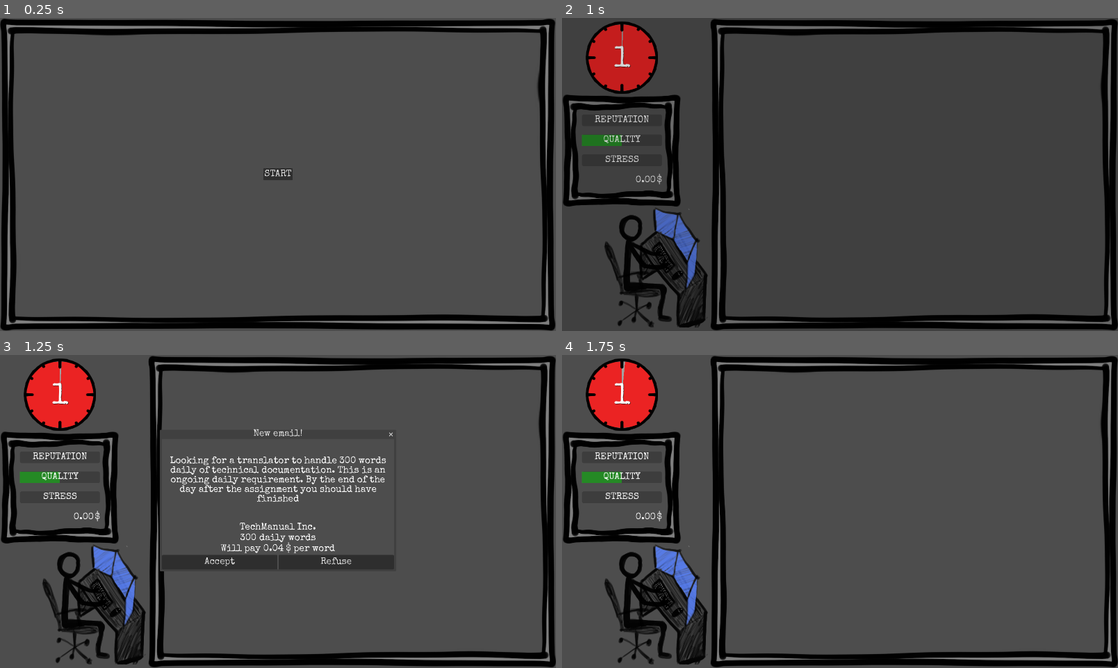
Above: before the commit, frames 1-4 (two rows, left to right).
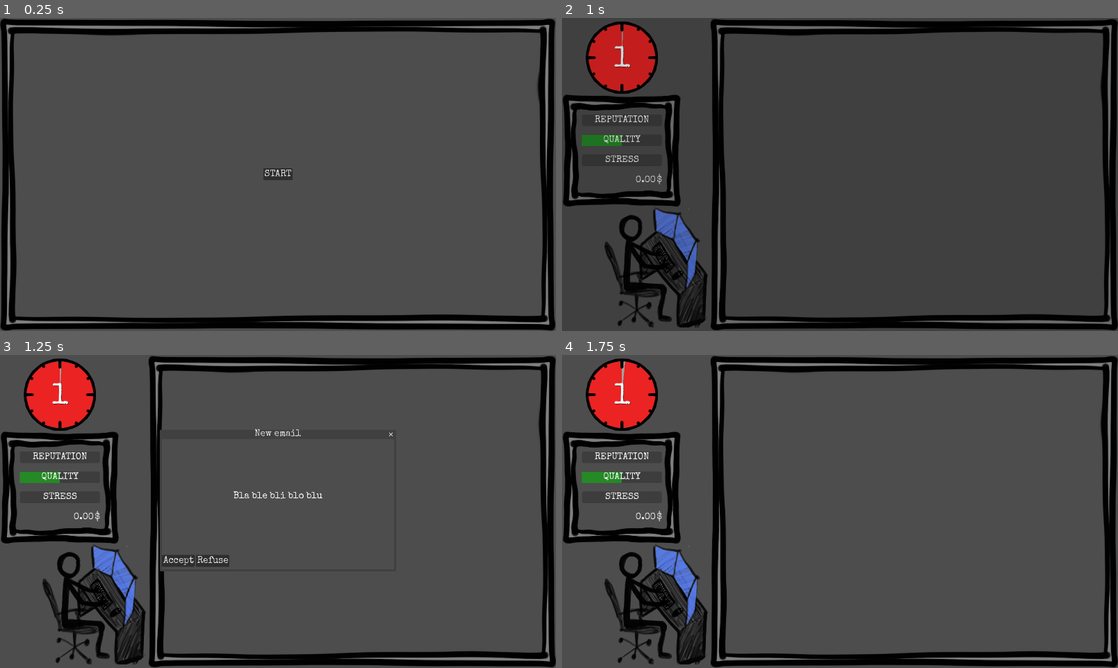
Above: after the commit, the same moments.

Repository: ildede/game-off-2025
Game: Godot game, scene res://scenes/ui/start_screen/start.tscn
Same seed, same stepped clock (60 frames per second), same inputs: the game is played once before the commit and once after it.
Inputs:
- Up to frame 1 (0.25 s): no input
- Up to frame 2 (1 s): click "START" at 0.5 s
- Up to frame 3 (1.25 s): no input
- Up to frame 4 (1.75 s): click "Refuse" at 1.25 s

Frames 1-2 are identical in both runs. In frame 3, 3.5% of the frame differs, in the area x 29-71%, y 23-69%; in frame 4, nothing differs.

Commit message:
feat: use Models of client instead of a dictionary

Diff:
--- a/autoloads/client_data.gd
+++ b/autoloads/client_data.gd
@@ -1,6 +1,6 @@
 extends Node
 
-var clients_data: Array
+var clients_data: Array[Models.ClientObject]
 
 func _ready() -> void:
 	load_clients_data()
@@ -12,25 +12,102 @@
 		var parse_result = json.parse(file.get_as_text())
 		if parse_result == OK:
 			var data = json.get_data()
-			clients_data = data["clients"]
+			for obj in data["clients"]:
+				clients_data.append(dictionary_to_class(obj))
 		else:
 			push_error("JSON Parse Error: ", json.get_error_message())
 	else:
 		push_error("Failed to load clients.json")
 
-func get_random_client() -> Dictionary:
-	return create_fallback_client()
-	#if clients_data.is_empty():
-		#return create_fallback_client()
-#
-	#return clients_data[randi() % clients_data.size()]
+func get_random_client() -> Models.ClientObject:
+	if clients_data.is_empty():
+		return create_fallback_client()
 
-func create_fallback_client() -> Dictionary:
-	return {
-		"id": "client_2",
-		"name": "TechManual Inc.",
-		"engagement_email": "Looking for a translator to handle 300 words daily of technical documentation. This is an ongoing daily requirement. By the end of the day after the assignment you should have finished",
-		"deadline_in_days": 0,
-		"daily_words": 300,
-		"payment_per_word": 0.04
-	}
+	var dict = clients_data[randi() % clients_data.size()]
+	print(dict)
+	return dict
+
+func create_fallback_client() -> Models.ClientObject:
+	var fallback_client = Models.ClientObject.new()
+	fallback_client.id = randi()
+	fallback_client.name = "TechManual Inc."
+	fallback_client.engagement_email = "Looking for ..."
+	fallback_client.payment_per_word = 0.04
+	fallback_client.client_reliability = 1
+
+	var pb_rep = Models.PublicReputationObject.new()
+	pb_rep.on_accept = 2
+	pb_rep.on_task_success = 0.5
+	pb_rep.on_task_failure = -0.5
+	fallback_client.public_reputation = pb_rep
+
+	var lyt_mtr = Models.LoyaltyMeterObject.new()
+	lyt_mtr.on_task_success = 0.5
+	lyt_mtr.on_task_failure = -0.5
+	lyt_mtr.breakup_point = -10
+	fallback_client.loyalty_meter = lyt_mtr
+
+	var rcr_tsk: Array[Models.RecurringTaskObject] = []
+	var task: Models.RecurringTaskObject = Models.RecurringTaskObject.new()
+	task.frequency_days = 1
+	task.words = 200
+	task.deadline_days = 1
+	task.payment_terms = "NET7"
+	task.on_task_success = 10.0
+	task.on_task_failure = -10.0
+	rcr_tsk.append(task)
+	fallback_client.recurring_tasks = rcr_tsk
+	var ext_tsk: Array[Models.ExtemporaneousTaskObject] = []
+	fallback_client.extemporaneous_tasks = ext_tsk
+
+	return fallback_client
+
+func dictionary_to_class(obj_in: Dictionary) -> Models.ClientObject:
+	var client = Models.ClientObject.new()
+	client.id = obj_in.get("id", randi())
+	client.name = obj_in.get("name")
+	client.engagement_email = obj_in.get("engagement_email")
+	client.payment_per_word = obj_in.get("payment_per_word")
+	client.client_reliability = obj_in.get("client_reliability", 1)
+
+	var rcr_tsk: Array[Models.RecurringTaskObject] = []
+	for task_in in obj_in["recurring_tasks"]:
+		var task: Models.RecurringTaskObject = Models.RecurringTaskObject.new()
+		task.frequency_days = task_in.get("frequency_days")
+		task.words = task_in.get("words")
+		task.deadline_days = task_in.get("deadline_days")
+		task.payment_terms = task_in.get("payment_terms")
+		task.reputation_on_success = task_in.get("reputation_on_success", 0)
+		task.reputation_on_failure = task_in.get("reputation_on_failure", 0)
+		task.loyalty_on_success = task_in.get("loyalty_on_success", 0)
+		task.loyalty_on_failure = task_in.get("loyalty_on_failure", 0)
+		rcr_tsk.append(task)
+	client.recurring_tasks = rcr_tsk
+
+	var ext_tsk: Array[Models.ExtemporaneousTaskObject] = []
+	for task_in in obj_in["extemporaneous_tasks"]:
+		var task: Models.ExtemporaneousTaskObject = Models.ExtemporaneousTaskObject.new()
+		task.spawn_probability = task_in.get("spawn_probability")
+		task.words = task_in.get("words")
+		task.deadline_days = task_in.get("deadline_days")
+		task.payment_terms = task_in.get("payment_terms")
+		task.reputation_on_success = task_in.get("reputation_on_success", 0)
+		task.reputation_on_failure = task_in.get("reputation_on_failure", 0)
+		task.loyalty_on_success = task_in.get("loyalty_on_success", 0)
+		task.loyalty_on_failure = task_in.get("loyalty_on_failure", 0)
+		ext_tsk.append(task)
+	client.extemporaneous_tasks = ext_tsk
+
+	var pb_rep = Models.PublicReputationObject.new()
+	pb_rep.on_accept = obj_in["public_reputation"].get("on_accept", 0)
+	pb_rep.on_task_success = obj_in["public_reputation"].get("on_task_success", 0)
+	pb_rep.on_task_failure = obj_in["public_reputation"].get("on_task_failure", 0)
+	client.public_reputation = pb_rep
+
+	var lyt_mtr = Models.LoyaltyMeterObject.new()
+	lyt_mtr.on_task_success = obj_in["loyalty_meter"].get("on_task_success", 0)
+	lyt_mtr.on_task_failure = obj_in["loyalty_meter"].get("on_task_failure", 0)
+	lyt_mtr.breakup_point = obj_in["loyalty_meter"].get("breakup_point", -1)
+	client.loyalty_meter = lyt_mtr
+
+	return client
--- a/autoloads/global.gd
+++ b/autoloads/global.gd
@@ -1,6 +1,6 @@
 extends Node
 
-signal new_client_accepted(client_info: Dictionary)
+signal new_client_accepted(client_info: Models.ClientObject)
 signal client_send_task(task: Task)
 signal letter_hit_task(letter: Letter, task: Task)
 signal task_finished(id: int, value: float)
@@ -28,9 +28,9 @@
 	update_day_count.connect(handle_update_day_count)
 	game_over.connect(handle_game_over)
 
-func handle_new_client_accepted(client_info: Dictionary) -> void:
+func handle_new_client_accepted(client: Models.ClientObject) -> void:
 	print("[GLOBAL] handle_new_client_accepted")
-	game_state.clients.append(client_info)
+	game_state.clients.append(client)
 
 func handle_client_send_task(_task: Task) -> void:
 	print("[GLOBAL] handle_client_send_task")
--- a/autoloads/models.gd
+++ b/autoloads/models.gd
@@ -18,6 +18,46 @@
 	var reputation: float = 0
 	var quality: float = 50
 	var stress: float = 0
-	var clients: Array[Dictionary] = []
+	var clients: Array[ClientObject] = []
 	var money: float = 0
 	var tasks_waiting_to_be_processed: Array[InvoiceObject] = []
+
+class ClientObject:
+	var id: int
+	var name: String
+	var engagement_email: String
+	var payment_per_word: float
+	var client_reliability: float
+
+	var public_reputation: PublicReputationObject
+	var loyalty_meter: LoyaltyMeterObject
+
+	var recurring_tasks: Array[RecurringTaskObject]
+	var extemporaneous_tasks: Array[ExtemporaneousTaskObject]
+
+class PublicReputationObject:
+	var on_accept: float
+	var on_task_success: float
+	var on_task_failure: float
+
+class LoyaltyMeterObject:
+	var on_task_success: float
+	var on_task_failure: float
+	var breakup_point: float
+
+class TaskObject:
+	var words: int
+	var deadline_days: int
+	var payment_terms: String
+	var reputation_on_success: float
+	var reputation_on_failure: float
+	var loyalty_on_success: float
+	var loyalty_on_failure: float
+
+class RecurringTaskObject:
+	extends TaskObject
+	var frequency_days: int
+
+class ExtemporaneousTaskObject:
+	extends TaskObject
+	var spawn_probability: int
--- a/data/clients.json
+++ b/data/clients.json
@@ -1,36 +1,83 @@
 {
   "clients": [
     {
-      "id": "client_1",
+      "id": 1,
       "name": "Global News Network",
-      "engagement_email": "We need daily translation of 500 words from our international news feed. Can you handle this recurring assignment? Deadline is 3 days",
-      "deadline_in_days": 0,
-      "daily_words": 500,
-      "payment_per_word": 0.04
+      "engagement_email": "Lots of bla bla",
+      "payment_per_word": 0.05,
+      "client_reliability": 0.95,
+      "recurring_tasks": [
+        {
+          "words": 200,
+          "frequency_days": 1,
+          "deadline_days": 1,
+          "payment_terms": "NET7",
+          "reputation_on_success": 0.5,
+          "reputation_on_failure": -3.0,
+          "loyalty_on_success": 0.5,
+          "loyalty_on_failure": -3.0
+        },
+        {
+          "words": 5000,
+          "frequency_days": 7,
+          "deadline_days": 7,
+          "payment_terms": "NET7",
+          "reputation_on_success": 0.5,
+          "reputation_on_failure": -3.0,
+          "loyalty_on_success": 0.5,
+          "loyalty_on_failure": -3.0
+        }
+      ],
+      "extemporaneous_tasks": [
+        {
+          "words": 20000,
+          "spawn_probability": 0.3,
+          "deadline_days": 15,
+          "payment_terms": "NET30",
+          "reputation_on_success": 0.5,
+          "reputation_on_failure": -3.0,
+          "loyalty_on_success": 0.5,
+          "loyalty_on_failure": -3.0
+        }
+      ],
+      "public_reputation": {
+        "on_accept": 2.0,
+        "on_task_success": 0.5,
+        "on_task_failure": -3.0
+      },
+      "loyalty_meter": {
+        "on_task_success": 1.0,
+        "on_task_failure": -2.0,
+        "breakup_point": -10.0
+      }
     },
     {
-      "id": "client_2",
-      "name": "TechManual Inc.",
-      "engagement_email": "Looking for a translator to handle 300 words daily of technical documentation. This is an ongoing daily requirement. By the end of the day after the assignment you should have finished",
-      "deadline_in_days": 0,
-      "daily_words": 300,
-      "payment_per_word": 0.04
-    },
-    {
-      "id": "client_3",
-      "name": "E-commerce Solutions",
-      "engagement_email": "We require daily translation of product descriptions, it should be around 100 words per task. This is a recurring daily task for our online store. A given task must be finished by the end of the day.",
-      "deadline_in_days": 0,
-      "daily_words": 100,
-      "payment_per_word": 0.08
-    },
-    {
-      "id": "client_4",
-      "name": "Academic Press",
-      "engagement_email": "We need 350 words translated daily for our research publications. This is a steady daily commitment we can offer. The day after tomorrow is the deadline",
-      "deadline_in_days": 0,
-      "daily_words": 350,
-      "payment_per_word": 0.04
+      "id": 2,
+      "name": "Tiger Prime",
+      "engagement_email": "Bla ble bli blo blu",
+      "payment_per_word": 0.05,
+      "client_reliability": 0.95,
+      "recurring_tasks": [
+        {
+          "words": 500,
+          "frequency_days": 1,
+          "deadline_days": 1,
+          "payment_terms": "IMMEDIATE",
+          "reputation_on_success": 0.5,
+          "reputation_on_failure": -3.0,
+          "loyalty_on_success": 0.5,
+          "loyalty_on_failure": -3.0
+        }
+      ],
+      "extemporaneous_tasks": [],
+      "public_reputation": {
+        "on_accept": 2.0
+      },
+      "loyalty_meter": {
+        "on_task_success": 1.0,
+        "on_task_failure": -2.0,
+        "breakup_point": -10.0
+      }
     }
   ]
 }
--- a/scenes/game/entities/client/client.gd
+++ b/scenes/game/entities/client/client.gd
@@ -13,9 +13,9 @@
 func _ready() -> void:
 	$Timer.start(Config.DAY_LENGHT_IN_SECONDS)
 
-func initialize(my_position: Vector2, translator_position: Vector2, client_data: Dictionary):
+func initialize(my_position: Vector2, translator_position: Vector2, client_data: Models.ClientObject):
 	self.position = my_position
-	client_id = randi()
+	client_id = client_data.id
 	var curve = Curve2D.new()
 	curve.add_point($Sprite.position)
 	curve.add_point(translator_position - my_position)
@@ -23,10 +23,10 @@
 	path.curve = curve
 	path_to_translator = path
 	add_child(path_to_translator)
-	$Name.text = client_data.get("name", "Cliente")
-	daily_words = client_data.get("daily_words", 1)
-	payment_per_word = client_data.get("payment_per_word", 0.01)
-	deadline_in_days = client_data.get("deadline_in_days", 0)
+	$Name.text = client_data.name
+	daily_words = client_data.recurring_tasks[0].words
+	payment_per_word = client_data.payment_per_word
+	deadline_in_days = client_data.recurring_tasks[0].deadline_days
 	_on_timer_timeout()
 
 func _on_timer_timeout() -> void:
--- a/scenes/ui/main_screen/main.gd
+++ b/scenes/ui/main_screen/main.gd
@@ -1,16 +1,12 @@
 extends Node2D
 class_name Main
 
-@onready var popup_message: PopupMessage = $PopupMessage
 @onready var game_information: GameInformation = $GameInformation
 
 @onready var client_scene = preload("res://scenes/game/entities/client/client.tscn")
 
 func _ready() -> void:
 	print("[MAIN] _ready")
-	popup_message.new_client_accepted.connect(handle_accepted_client)
-	popup_message.new_client_refused.connect(handle_refused_client)
-	popup_message.popup_closed.connect(handle_closing_popup)
 	game_information.end_of_the_day.connect(handle_end_of_the_day)
 	Global.game_over.connect(handle_game_over)
 	for client_info in Global.game_state.clients:
@@ -20,10 +16,11 @@
 func new_email_from_client() -> void:
 	print("[MAIN] new_email_from_client")
 	var client_info = ClientData.get_random_client()
+	print("client_info", client_info)
 	get_tree().paused = true
-	popup_message.show_popup(client_info)
+	open_popup_message_for_new_client(client_info)
 
-func add_new_client(client_info: Dictionary) -> void:
+func add_new_client(client_info: Models.ClientObject) -> void:
 	print("[MAIN] add_new_client")
 	var client: ClientScene = client_scene.instantiate()
 	var screen = get_visible_screen()
@@ -36,22 +33,22 @@
 	print("[MAIN] get_visible_screen")
 	return get_viewport().get_visible_rect().size
 
-func handle_accepted_client(client_info: Dictionary) -> void:
-	print("[MAIN] handle_accepted_client")
-	Global.update_reputation.emit(1)
-	Global.new_client_accepted.emit(client_info)
-	add_new_client(client_info)
-	handle_closing_popup()
+#func handle_accepted_client(client_info: Dictionary) -> void:
+	#print("[MAIN] handle_accepted_client")
+	#Global.update_reputation.emit(1)
+	#Global.new_client_accepted.emit(client_info)
+	#add_new_client(client_info)
+	#handle_closing_popup()
 
-func handle_refused_client() -> void:
-	print("[MAIN] handle_refused_client")
-	handle_closing_popup()
+#func handle_refused_client() -> void:
+	#print("[MAIN] handle_refused_client")
+	#handle_closing_popup()
 
-func handle_closing_popup() -> void:
-	print("[MAIN] handle_closing_popup")
-	$EventSpawner.start(Config.SECONDS_BETWEEN_EVENTS)
-	$PopupMessage.hide()
-	get_tree().paused = false
+#func handle_closing_popup() -> void:
+	#print("[MAIN] handle_closing_popup")
+	#$EventSpawner.start(Config.SECONDS_BETWEEN_EVENTS)
+	#$PopupMessage.hide()
+	#get_tree().paused = false
 
 func handle_end_of_the_day() -> void:
 	print("[MAIN] handle_end_of_the_day")
@@ -61,3 +58,36 @@
 func handle_game_over() -> void:
 	print("[MAIN] handle_game_over")
 	SceneTransition.fade_to_end()
+
+func open_popup_message_for_new_client(client: Models.ClientObject) -> void:
+	var popup_data = CustomizablePopupMessage.PopupData.new()
+	popup_data.title = "New email"
+	var message_lines: Array[String] = [client.engagement_email]
+	popup_data.lines = message_lines
+
+	var accept_btn = CustomizablePopupMessage.PopupButton.new()
+	accept_btn.text = "Accept"
+	accept_btn.action = func():
+		print("client accpted")
+		Global.update_reputation.emit(1)
+		Global.new_client_accepted.emit(client)
+		add_new_client(client)
+		$EventSpawner.start(Config.SECONDS_BETWEEN_EVENTS)
+		get_tree().paused = false
+
+	var refuse_btn = CustomizablePopupMessage.PopupButton.new()
+	refuse_btn.text = "Refuse"
+	refuse_btn.action = func():
+		print("client refused")
+		$EventSpawner.start(Config.SECONDS_BETWEEN_EVENTS)
+		get_tree().paused = false
+
+	var btns: Array[CustomizablePopupMessage.PopupButton] = [accept_btn, refuse_btn]
+	popup_data.buttons = btns
+
+	popup_data.on_close = func():
+		print("popup closed")
+		$EventSpawner.start(Config.SECONDS_BETWEEN_EVENTS)
+		get_tree().paused = false
+
+	$CustomPopupMessage.show_popup(popup_data)
--- a/scenes/ui/main_screen/main.tscn
+++ b/scenes/ui/main_screen/main.tscn
@@ -3,8 +3,8 @@
 [ext_resource type="Script" uid="uid://b1mqk1kknrr1k" path="res://scenes/ui/main_screen/main.gd" id="1_ig7tw"]
 [ext_resource type="PackedScene" uid="uid://c7gpddms8dggn" path="res://scenes/ui/game_information/game_information.tscn" id="2_iu1df"]
 [ext_resource type="PackedScene" uid="uid://dibf4fgjie87y" path="res://scenes/game/translator/translator.tscn" id="3_h2yge"]
-[ext_resource type="PackedScene" uid="uid://cgypytgu10ukf" path="res://scenes/ui/popup_message/popup_message.tscn" id="4_iu1df"]
 [ext_resource type="PackedScene" uid="uid://b3cihatsnroda" path="res://scenes/ui/invoices/invoices.tscn" id="5_i25ov"]
+[ext_resource type="PackedScene" uid="uid://b0f5kyiejiap" path="res://scenes/ui/customizable_popup_message/customizable_popup_message.tscn" id="6_5kqqw"]
 
 [node name="Main" type="Node2D"]
 script = ExtResource("1_ig7tw")
@@ -25,9 +25,10 @@
 one_shot = true
 autostart = true
 
-[node name="PopupMessage" parent="." instance=ExtResource("4_iu1df")]
-
 [node name="Invoices" parent="." instance=ExtResource("5_i25ov")]
 position = Vector2(80, 950)
 
+[node name="CustomPopupMessage" parent="." instance=ExtResource("6_5kqqw")]
+visible = false
+
 [connection signal="timeout" from="EventSpawner" to="." method="new_email_from_client"]
